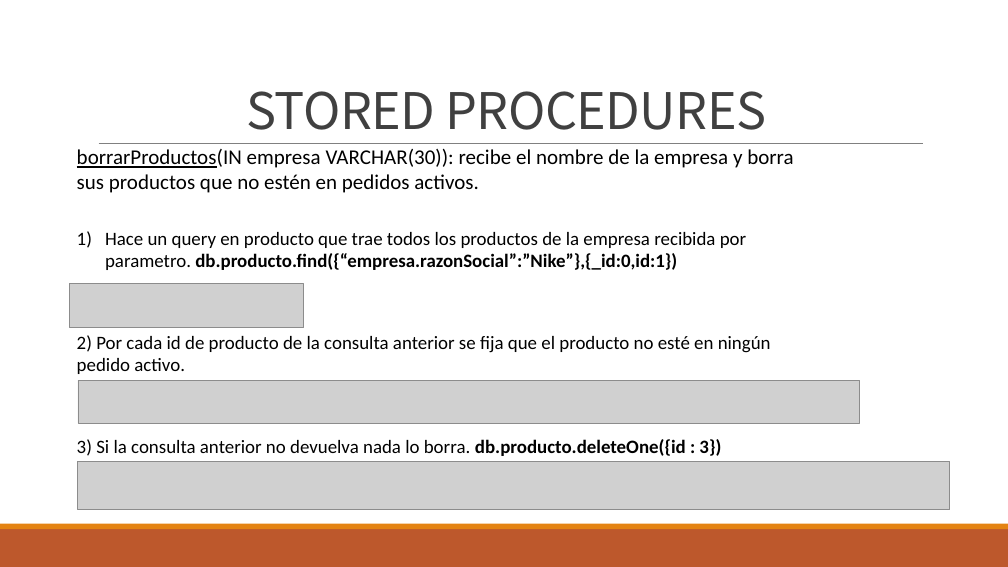
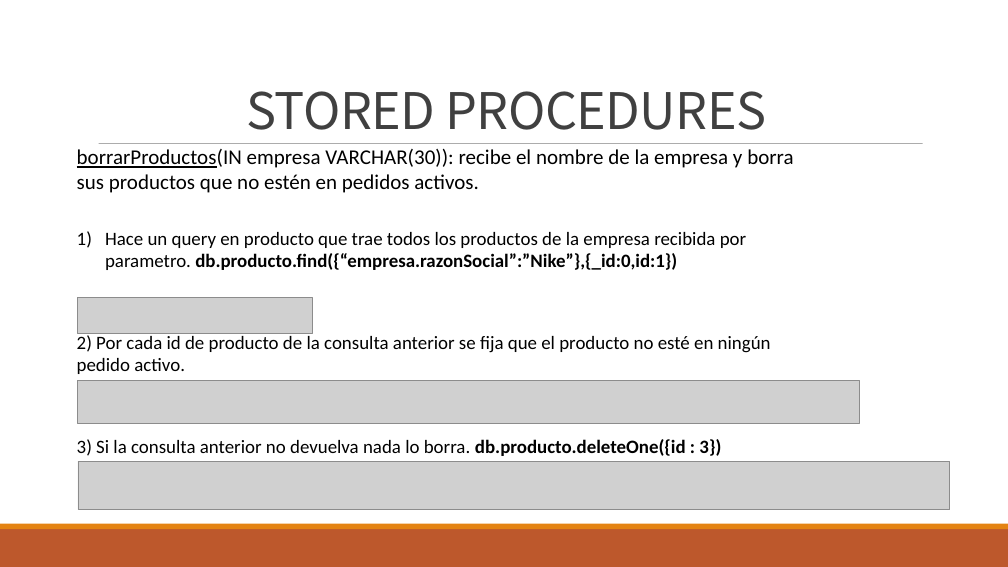
Before and after one commit to Miranda-03/Meltdown-IPM, a slide deck: slide 5 of MongoDB - Glovo/powerPoint.pptx. Drawn at 1008x567 pixels with LibreOffice and Linux fonts; fonts in the diff are those of the drawing; grey boxes stand for pictures. Boxes give left, top, right and bottom in pixels: in the first picture for what was removed or moved away, otherwise in the second. Text is boxed around its words. In the diff, an @@ line names an element or a change of style, - is before the commit and + after.

```diff
--- a/MongoDB - Glovo/powerPoint.pptx
+++ b/MongoDB - Glovo/powerPoint.pptx
@@ line (99, 144) - (923, 144): stroke #808080 0.5 pt to #808080 0.51 pt @@
@@ text "Hace un query en producto ..." at (105,232,746,270): indent changed @@
@@ picture: place and size @@
-picture at (70,284,304,328)
+picture at (77,298,312,333)
```
Also in this commit, not shown: 10 other slides changed.
